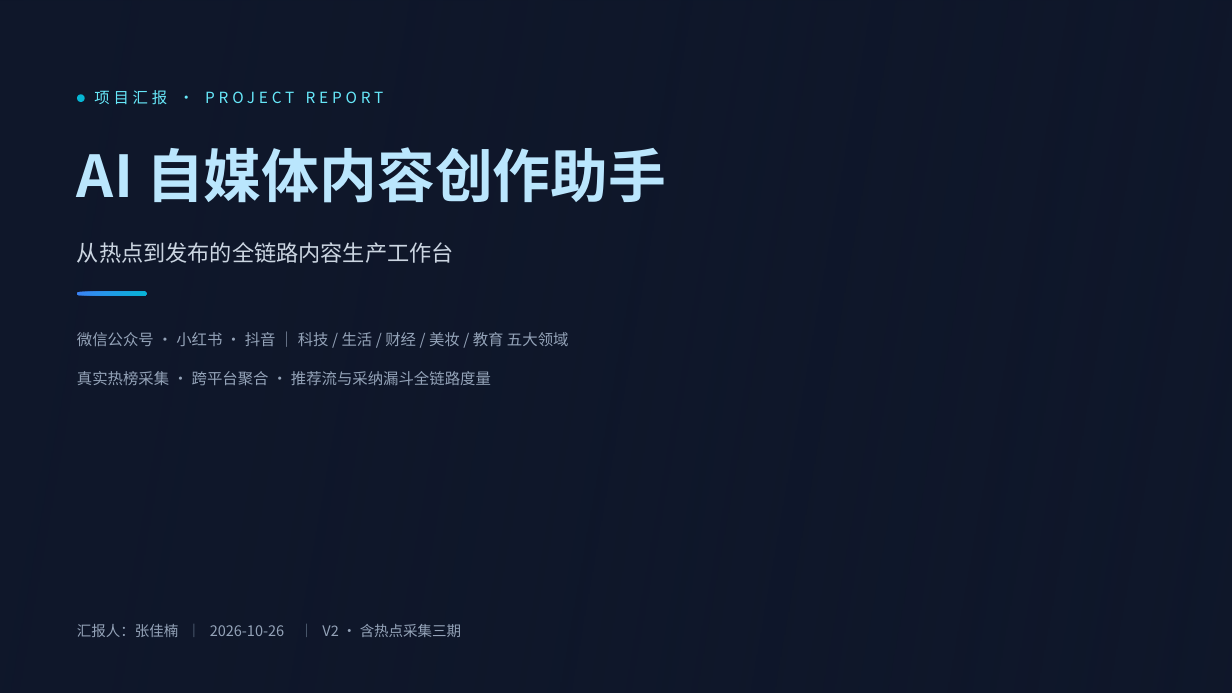
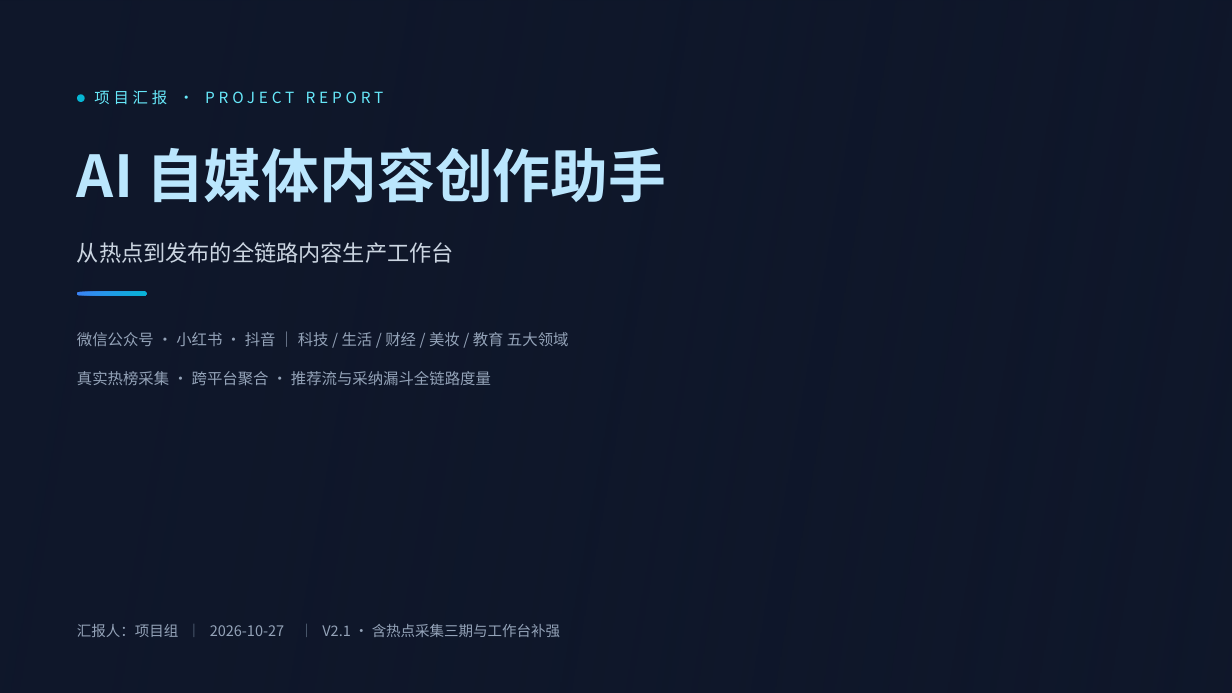
Before and after one commit to zzzjn-1/ai-media, a slide deck: slide 1 of 项目汇报/AI自媒体内容创作助手项目汇报.pptx. Drawn at 1232x693 pixels with LibreOffice and Linux fonts; fonts in the diff are those of the drawing; background and template pictures are left out; a plain dark background stands for a picture behind light text. Boxes give left, top, right and bottom in pixels: in the first picture for what was removed or moved away, otherwise in the second. Text is boxed around its words. In the diff, an @@ line names an element or a change of style, - is before the commit and + after.

Commit message:
docs(汇报): PPT 同步 V2.1（接口/步数/难点/下一步）+ 修 SVG 中文缺字
- 事实同步：接口 19→21（P05 规模条、P07 架构接口层「21 路由 / 22 方法」、P04 闭环脚注）、
  端到端 11→12 步、里程碑末节点延至 10-27 并补「选题与恢复」
- 叙事更新：P12 迭代次数 3→4（哈希向量退出粗排）；P07 检索卡改为「向量召回候选池（同领域优先）」；
  P13 难点③并入「评测集漂移」（gold id 是库快照 → 0% 假故障，重建后 180/180）；
  P13 下一步第三张卡由「BGE 向量权重接入」改为「先换语料，再谈向量」
- 渲染修复：6 页内联 SVG 的 117 个 <text> 补 font-family —— 时间轴/架构图/闭环图/漏斗图
  此前转图后中文全是方块（豆腐块），现已正常
- 出片管道：改用 slidep create + upsert-dsl 逐页 append 重建（build_deck.py 是 edsdk 回退路径，
  逐 shape 落盘会导致副标题压表头），成品 14 页 4.2MB
- .gitignore：忽略临时构建件 _deck*.pptx 与 ops_dump.json

```diff
--- a/项目汇报/AI自媒体内容创作助手项目汇报.pptx
+++ b/项目汇报/AI自媒体内容创作助手项目汇报.pptx
@@ text at (77,624,178,637): text changed @@
-汇报人：张佳楠
+汇报人：项目组
@@ text at (210,625,284,636): text changed @@
-2026-10-26
+2026-10-27
@@ text at (322,624,560,637): text changed @@
-V2 · 含热点采集三期
+V2.1 · 含热点采集三期与工作台补强
```
Also in this commit, not shown: 6 other slides changed, 12 other files.
